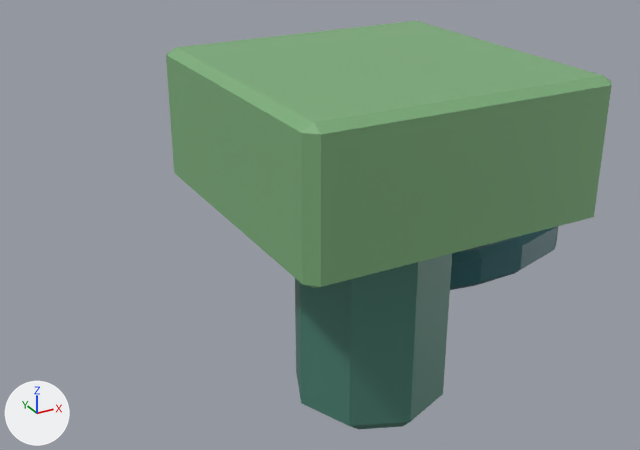
Two versions of the glTF model src/assets/oku.gltf, one commit apart.
Before and after are seen from a 50 mm lens placed at (-0.366, -0.7, 0.448), pointed at (0.052, 0.06, 0.067). The axes (+X, +Y, +Z) are drawn at lower left. The lights are the same throughout. Where no turn or scale is listed for an object, it has been applied to the vertices. Vertices at the same position are counted once.

Script lines for the objects in view, before the commit:
```python
me_cube_001 = bpy.data.meshes.new('Cube.001')
me_cube_001.from_pydata(...)  # 40 vertices, 72 faces; spans x -0.158..0.158, y -0.158..0.158, z -0.07..0.07
me_cube_001.materials.append(mat_head)  # green #7cae7a
me_cube_004 = bpy.data.meshes.new('Cube.004')
me_cube_004.from_pydata(...)  # 108 vertices, 212 faces; spans x -0.002..0.248, y -0.033..0.213, z -0.022..0.022
me_cube_004.materials.append(mat_arms)  # dark cyan #1e5c63
me_cylinder = bpy.data.meshes.new('Cylinder')
me_cylinder.from_pydata(...)  # 24 vertices, 44 faces; spans x -0.084..0.084, y -0.084..0.084, z -0.146..0.13
me_cylinder.materials.append(mat_torso)  # green #497e70
ob_cube_001 = bpy.data.objects.new('Cube.001', me_cube_004)
ob_cube_001.location = (0.1488, 0.0146, 0.0102)
ob_cube_002 = bpy.data.objects.new('Cube.002', me_cube_001)
ob_cube_002.location = (0.085, 0.0083, 0.1815)
ob_cylinder = bpy.data.objects.new('Cylinder', me_cylinder)
ob_cylinder.location = (0.085, 0.0083, 0.0188)
```
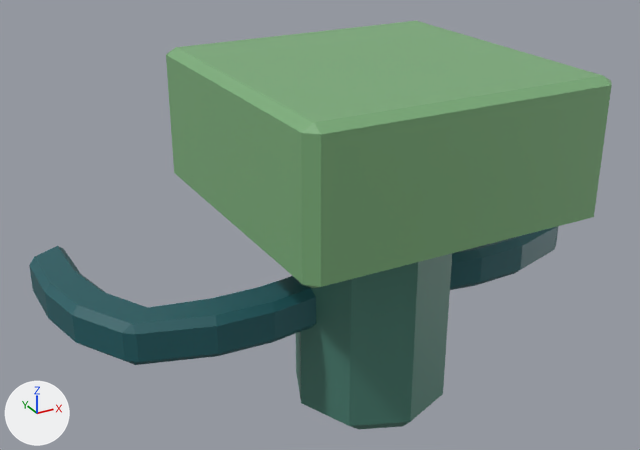
Where the newer file only moved an object's origin or applied its transform, the numbers keep the older frame.

Pixel boxes [x1, y1, x2, y2] of what changed, in the pictures (640 x 450 px):
'Cube.001', reshaped
    before: [450, 226, 558, 290]
    after: [29, 226, 558, 365]
part 1 of me_cube_004, added (cyan)
    after: [29, 246, 316, 365]

Diff of the bpy script that builds the scene:
```diff
--- a/src/assets/oku.gltf.py
+++ b/src/assets/oku.gltf.py
@@ me_cube_004 @@
 me_cube_004.from_pydata(...)  # 108 vertices, 212 faces; spans x -0.002..0.248, y -0.033..0.213, z -0.022..0.022
 # used by ob_cube_001; location = (0.1488, 0.0146, 0.0102)
+# me_cube_004 part 1: the loose piece of 108 vertices spanning x -0.002..0.248, y -0.033..0.213, z -0.022..0.022 is copied, and the copy is mirrored in x about its middle, then moved by (-0.373, 0.0, 0.0); it spans x -0.375..-0.125, y -0.033..0.213, z -0.022..0.022
 me_cube_004.materials.append(mat_arms)
```
